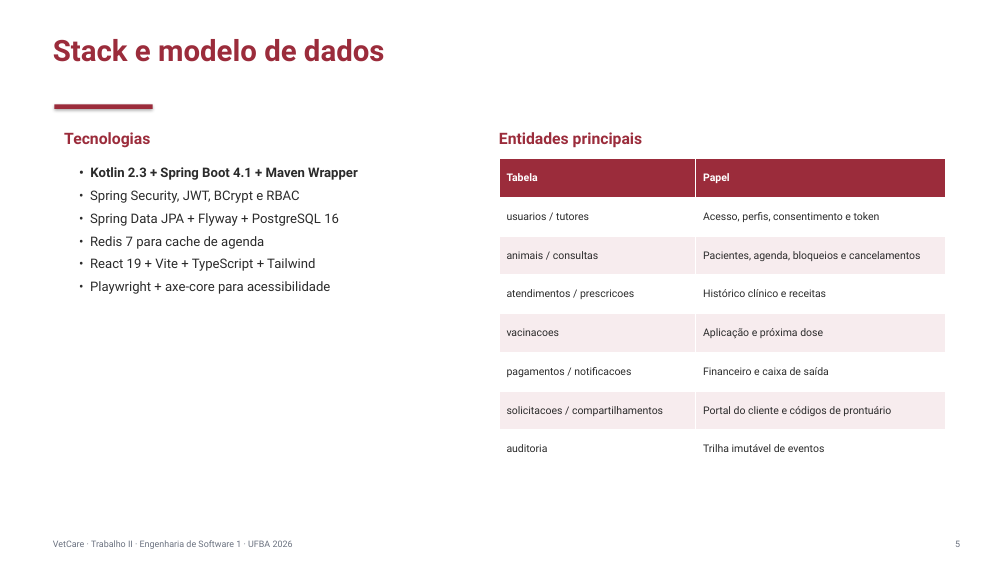
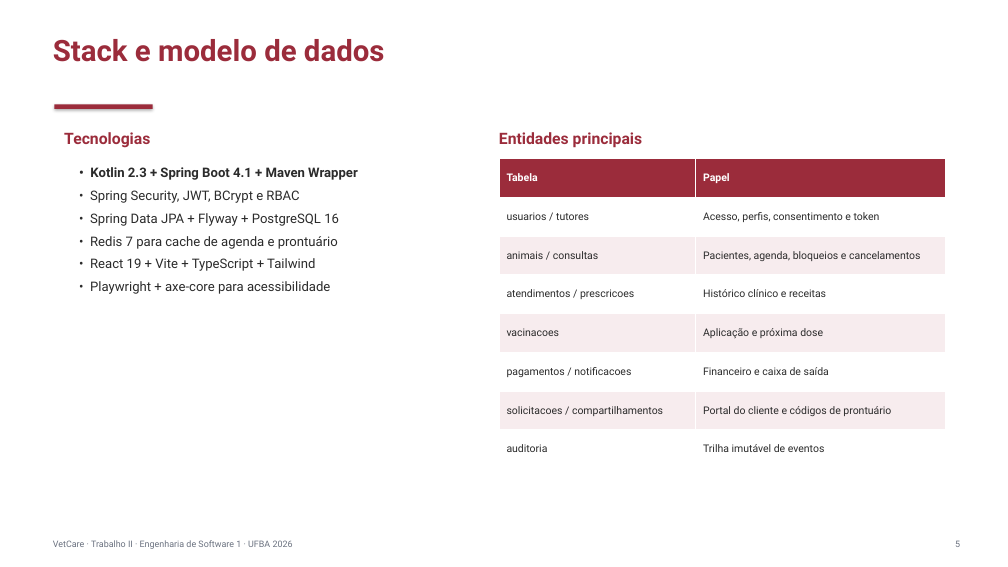
Before and after one commit to VitorSant0s/vetcare, a slide deck: slide 5 of docs/slides/VetCare-Etapa-2.pptx. Drawn at 1008x567 pixels with LibreOffice and Linux fonts; fonts in the diff are those of the drawing. Boxes give left, top, right and bottom in pixels: in the first picture for what was removed or moved away, otherwise in the second. Text is boxed around its words. In the diff, an @@ line names an element or a change of style, - is before the commit and + after.

Commit message:
feat: cache Redis para prontuário com auditoria preservada
- Cache por animal com TTL de 60 segundos
- Autorização e auditoria mantidas fora do cache em toda abertura
- Invalidação em consulta, atendimento, vacina, bloqueio, animal, tutor e usuário
- DTOs do prontuário serializáveis para o cache Redis
- Teste de cache hit com auditoria e invalidação
- 93 testes de back-end; ADR-19 e apresentação atualizados

```diff
--- a/docs/slides/VetCare-Etapa-2.pptx
+++ b/docs/slides/VetCare-Etapa-2.pptx
@@ text at [90,236,338,249]: text changed @@
-• Redis 7 para cache de agenda
+• Redis 7 para cache de agenda e prontuário
```
Also in this commit, not shown: 16 other files.
